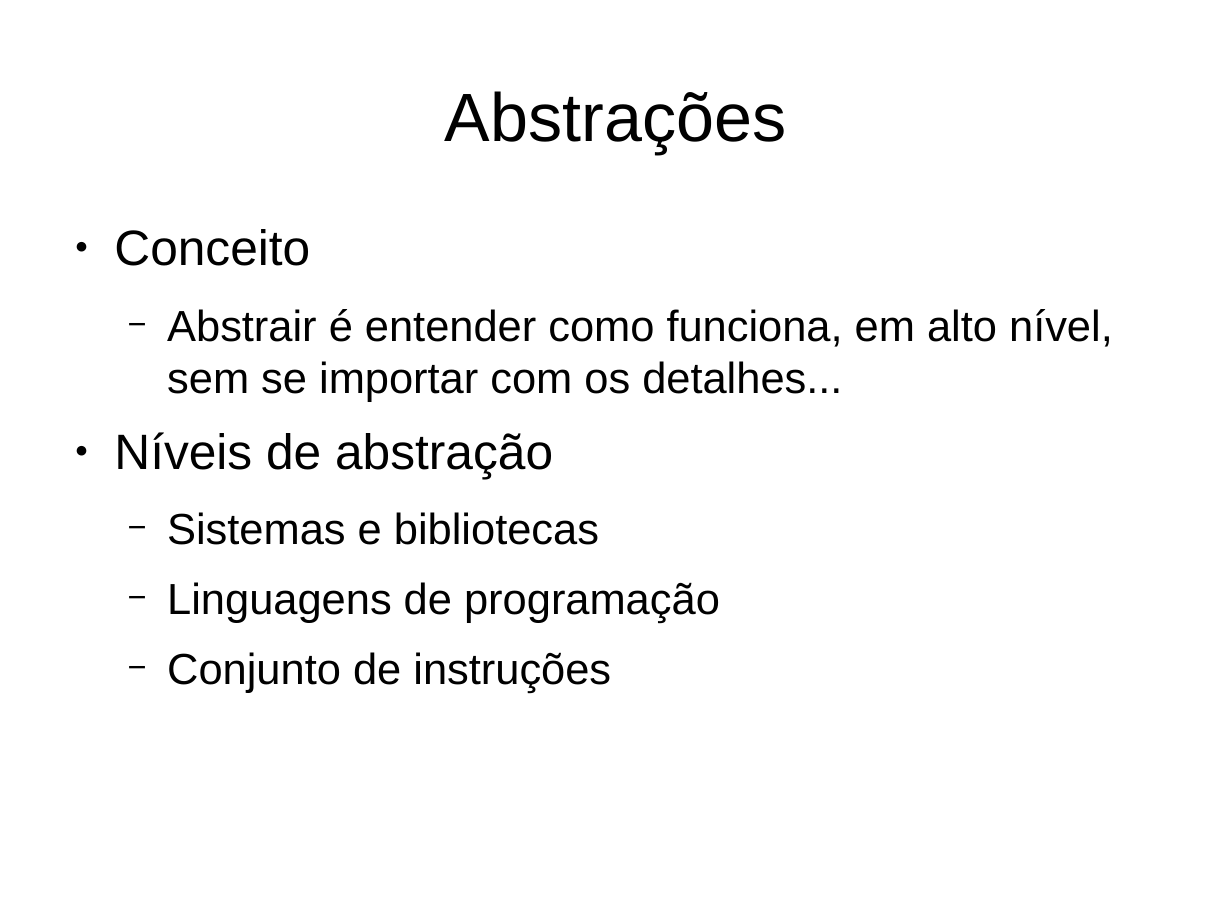
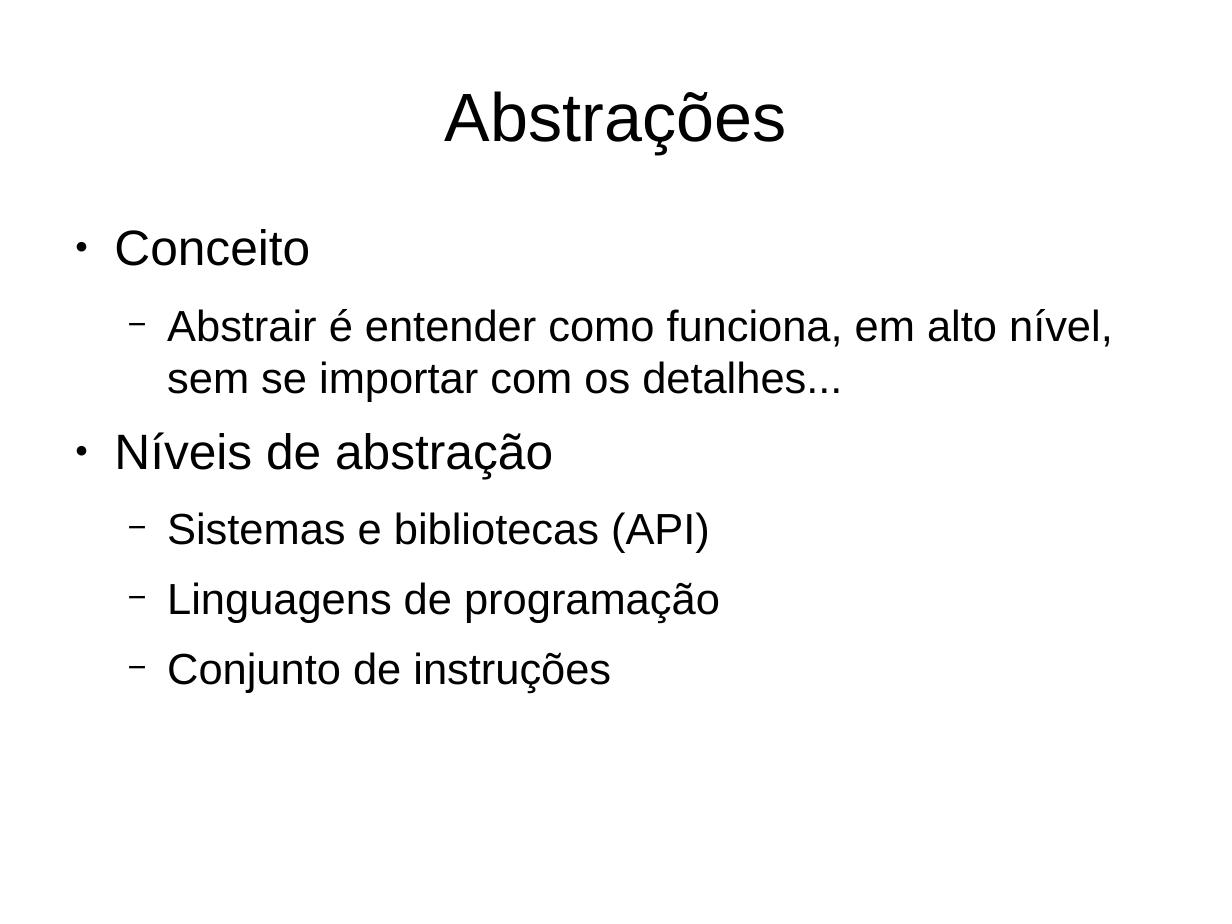
Before and after one commit to jeffersoncarvalho/DSC-2020_1, a slide deck: slide 3 of slides/ben-ari/a02.odp. Drawn at 1232x924 pixels with LibreOffice and Linux fonts; fonts in the diff are those of the drawing. Boxes give left, top, right and bottom in pixels: in the first picture for what was removed or moved away, otherwise in the second. Text is boxed around its words. In the diff, an @@ line names an element or a change of style, - is before the commit and + after.

```diff
--- a/slides/ben-ari/a02.odp
+++ b/slides/ben-ari/a02.odp
@@ text at bbox=[167, 512, 710, 553]: text changed @@
-  − Sistemas e bibliotecas
+  − Sistemas e bibliotecas (API)
```
Also in this commit, not shown: 2 other slides changed, 2 other files.
